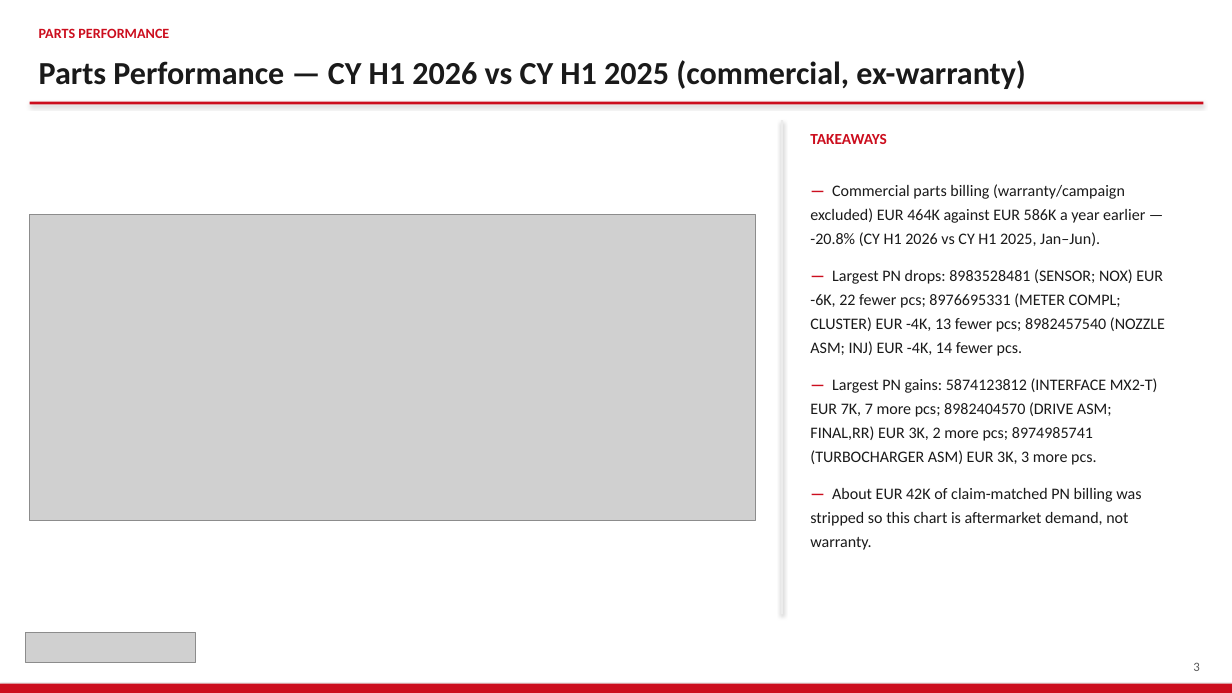
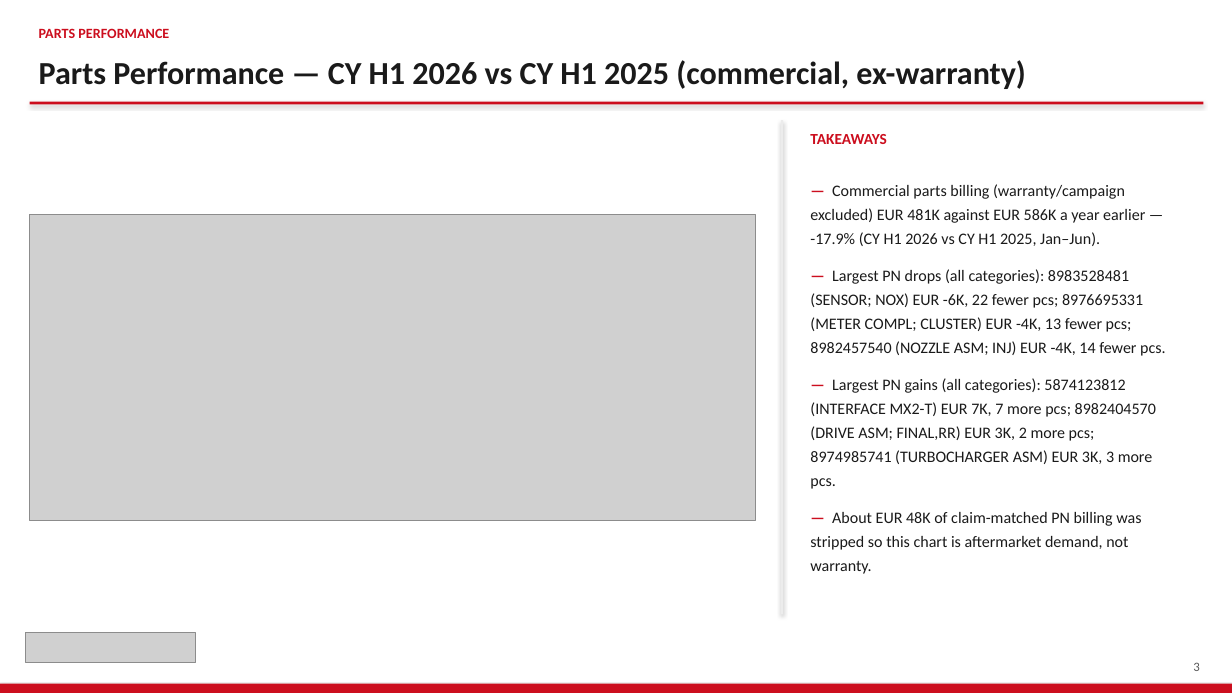
Before and after one commit to jeromio1987/ISZE, a slide deck: slide 3 of 09_meetings/IRELAND_Sales_Review_2026/ISZE_IRELAND_Sales_Review_FY2027.pptx. Drawn at 1232x693 pixels with LibreOffice and Linux fonts; fonts in the diff are those of the drawing; grey boxes stand for pictures. Boxes give left, top, right and bottom in pixels: in the first picture for what was removed or moved away, otherwise in the second. Text is boxed around its words. In the diff, an @@ line names an element or a change of style, - is before the commit and + after.

```diff
--- a/09_meetings/IRELAND_Sales_Review_2026/ISZE_IRELAND_Sales_Review_FY2027.pptx
+++ b/09_meetings/IRELAND_Sales_Review_2026/ISZE_IRELAND_Sales_Review_FY2027.pptx
@@ text at (810, 184, 1165, 574): text changed @@
-— Commercial parts billing (warranty/campaign excluded) EUR 464K against EUR 586K a year earlier — -20.8% (CY H1 2026 vs CY H1 2025, Jan–Jun).
-— Largest PN drops: 8983528481 (SENSOR; NOX) EUR -6K, 22 fewer pcs; 8976695331 (METER COMPL; CLUSTER) EUR -4K, 13 fewer pcs; 8982457540 (NOZZLE ASM; INJ) EUR -4K, 14 fewer pcs.
-— Largest PN gains: 5874123812 (INTERFACE MX2-T) EUR 7K, 7 more pcs; 8982404570 (DRIVE ASM; FINAL,RR) EUR 3K, 2 more pcs; 8974985741 (TURBOCHARGER ASM) EUR 3K, 3 more pcs.
-— About EUR 42K of claim-matched PN billing was stripped so this chart is aftermarket demand, not warranty.
+— Commercial parts billing (warranty/campaign excluded) EUR 481K against EUR 586K a year earlier — -17.9% (CY H1 2026 vs CY H1 2025, Jan–Jun).
+— Largest PN drops (all categories): 8983528481 (SENSOR; NOX) EUR -6K, 22 fewer pcs; 8976695331 (METER COMPL; CLUSTER) EUR -4K, 13 fewer pcs; 8982457540 (NOZZLE ASM; INJ) EUR -4K, 14 fewer pcs.
+— Largest PN gains (all categories): 5874123812 (INTERFACE MX2-T) EUR 7K, 7 more pcs; 8982404570 (DRIVE ASM; FINAL,RR) EUR 3K, 2 more pcs; 8974985741 (TURBOCHARGER ASM) EUR 3K, 3 more pcs.
+— About EUR 48K of claim-matched PN billing was stripped so this chart is aftermarket demand, not warranty.
```
Also in this commit, not shown: 25 other slides changed, 1 slide added, 4 slides removed, 15 other files.
